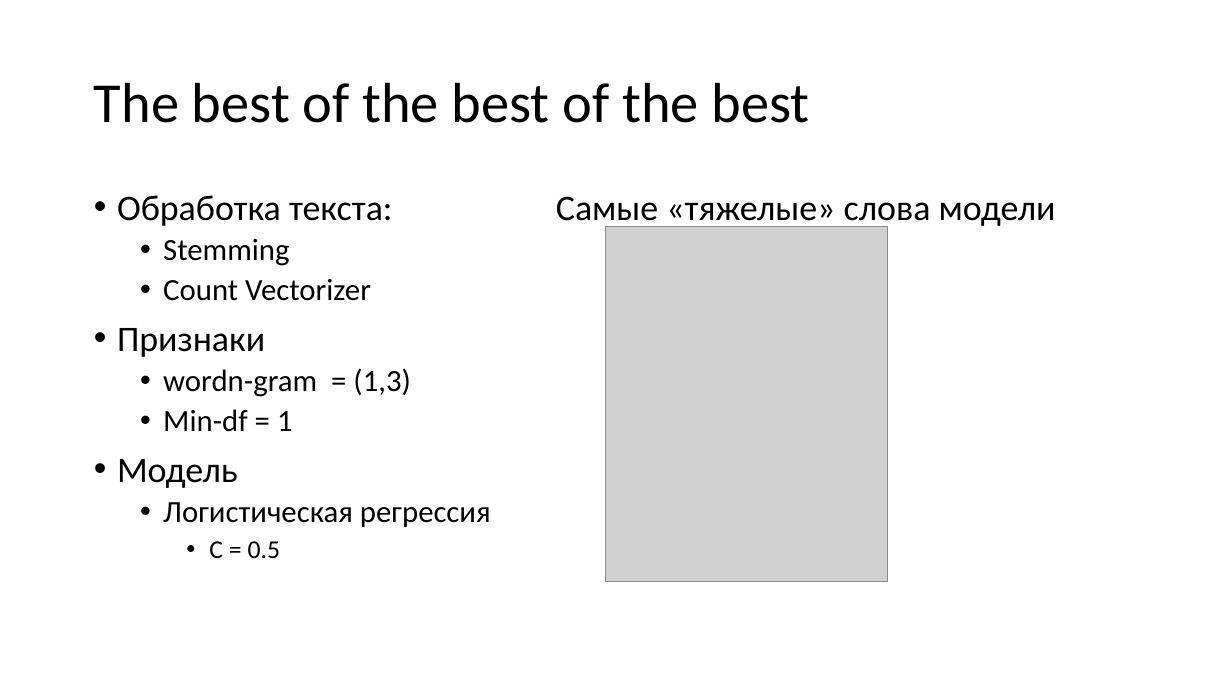
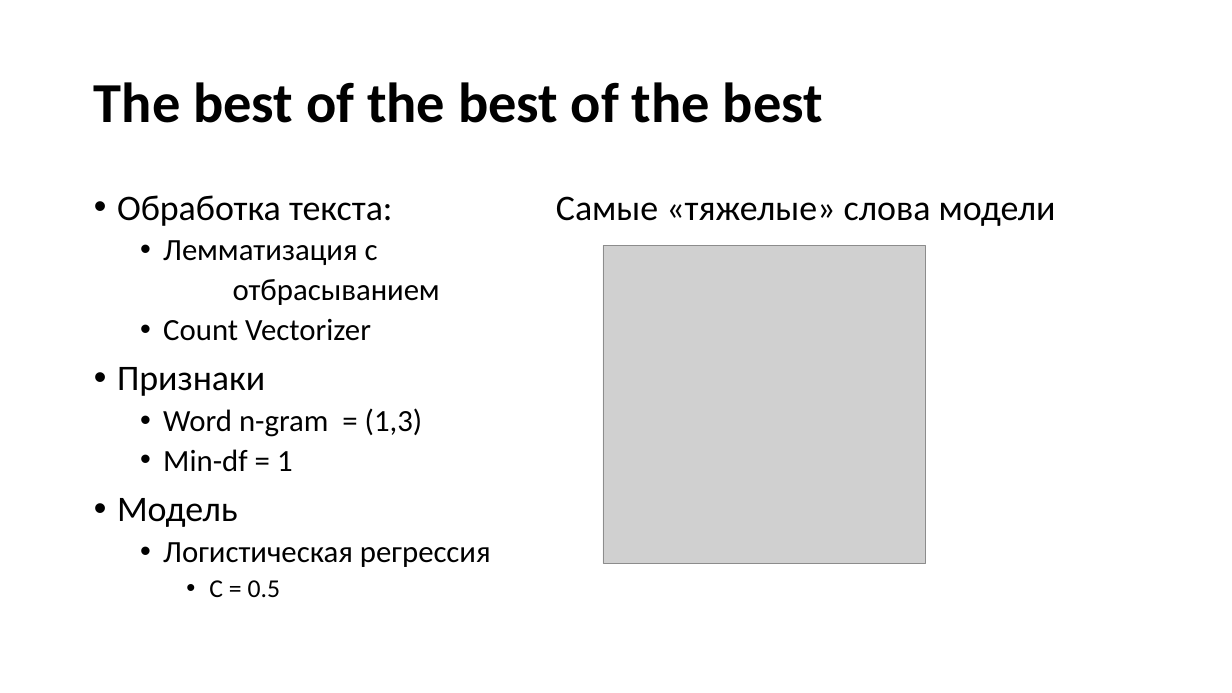
Before and after one commit to LoskutovAnton/Tweets-Sentiment-Analysis, a slide deck: slide 10 of twiton.pptx (slide 11 before the commit). Drawn at 1232x693 pixels with LibreOffice and Linux fonts; fonts in the diff are those of the drawing; grey boxes stand for pictures; background and template pictures are left out. Boxes give left, top, right and bottom in pixels: in the first picture for what was removed or moved away, otherwise in the second. Text is boxed around its words. In the diff, an @@ line names an element or a change of style, - is before the commit and + after.

```diff
--- a/twiton.pptx
+++ b/twiton.pptx
@@ title "The best of the best ..." at box(94, 82, 823, 123): bold on @@
@@ text at box(163, 240, 440, 305): text changed @@
-  • Stemming
+  • Лемматизация с
+  отбрасыванием
@@ picture: place and size @@
-picture at box(605, 226, 887, 581)
+picture at box(604, 246, 926, 564)
@@ text at box(163, 408, 423, 437): text changed @@
-  • wordn-gram = (1,3)
+  • Word n-gram = (1,3)
```
Also in this commit, not shown: 6 other slides changed, 8 slides added, 6 slides removed, 1 other file.
